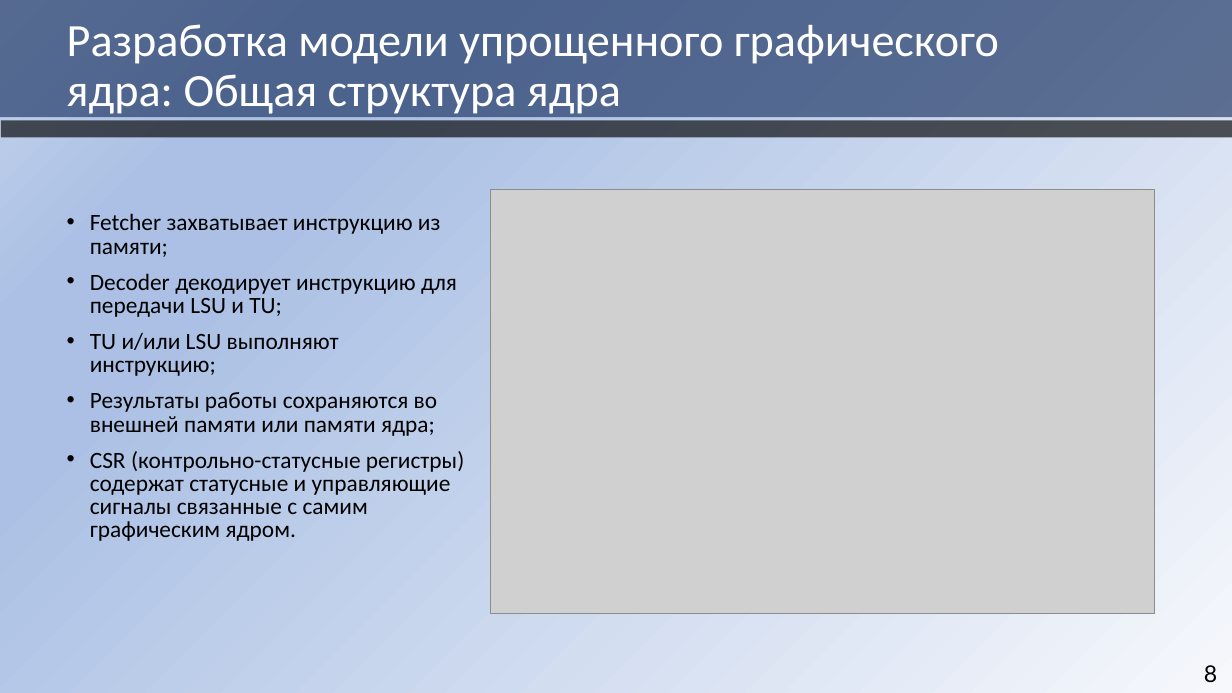
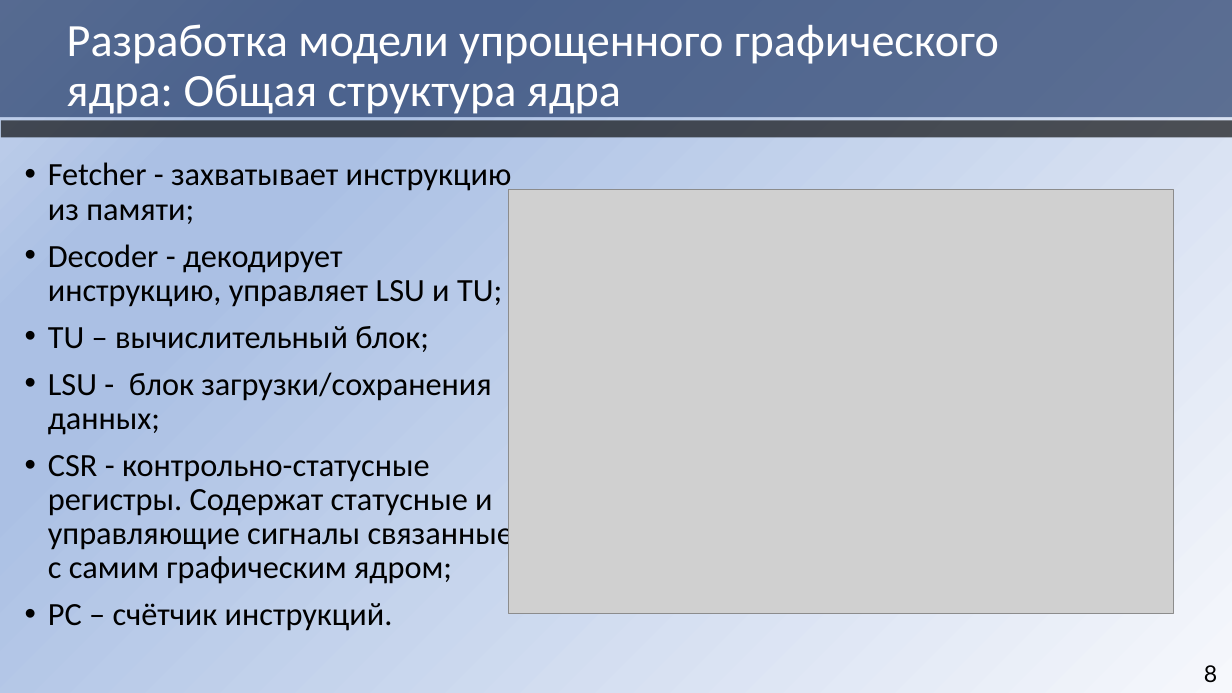
Before and after one commit to HaMeNopeDiot/hardware_gpu, a slide deck: slide 8 of docs/starukhin_dissertation/magister_pres.pptx. Drawn at 1232x693 pixels with LibreOffice and Linux fonts; fonts in the diff are those of the drawing; grey boxes stand for pictures. Boxes give left, top, right and bottom in pixels: in the first picture for what was removed or moved away, otherwise in the second. Text is boxed around its words. In the diff, an @@ line names an element or a change of style, - is before the commit and + after.

```diff
--- a/docs/starukhin_dissertation/magister_pres.pptx
+++ b/docs/starukhin_dissertation/magister_pres.pptx
@@ text at bbox=[48, 162, 513, 631]: text changed; size 18.2 to 25.2 pt @@
-• Fetcher захватывает инструкцию из памяти;
-• Decoder декодирует инструкцию для передачи LSU и TU;
-• TU и/или LSU выполняют инструкцию;
-• Результаты работы сохраняются во внешней памяти или памяти ядра;
-• CSR (контрольно-статусные регистры) содержат статусные и управляющие сигналы связанные с самим графическим ядром.
+• Fetcher - захватывает инструкцию из памяти;
+• Decoder - декодирует инструкцию, управляет LSU и TU;
+• TU – вычислительный блок;
+• LSU - блок загрузки/сохранения данных;
+• CSR - контрольно-статусные регистры. Содержат статусные и управляющие сигналы связанные с самим графическим ядром;
+• PC – счётчик инструкций.
@@ picture: place and size @@
-picture at bbox=[490, 189, 1154, 614]
+picture at bbox=[509, 189, 1174, 614]
```
Also in this commit, not shown: 9 other slides changed, 3 slides added, 4 slides removed.
